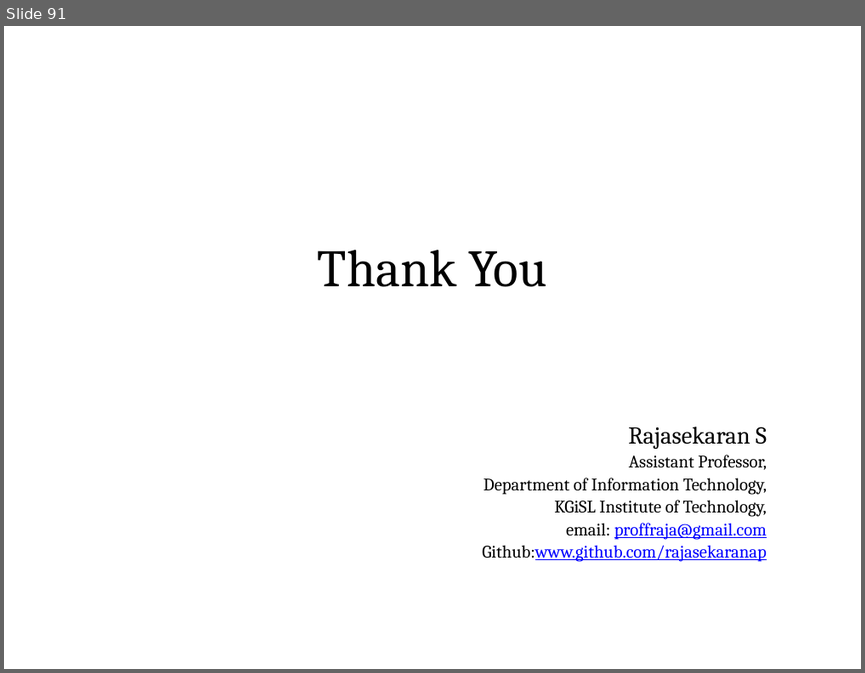
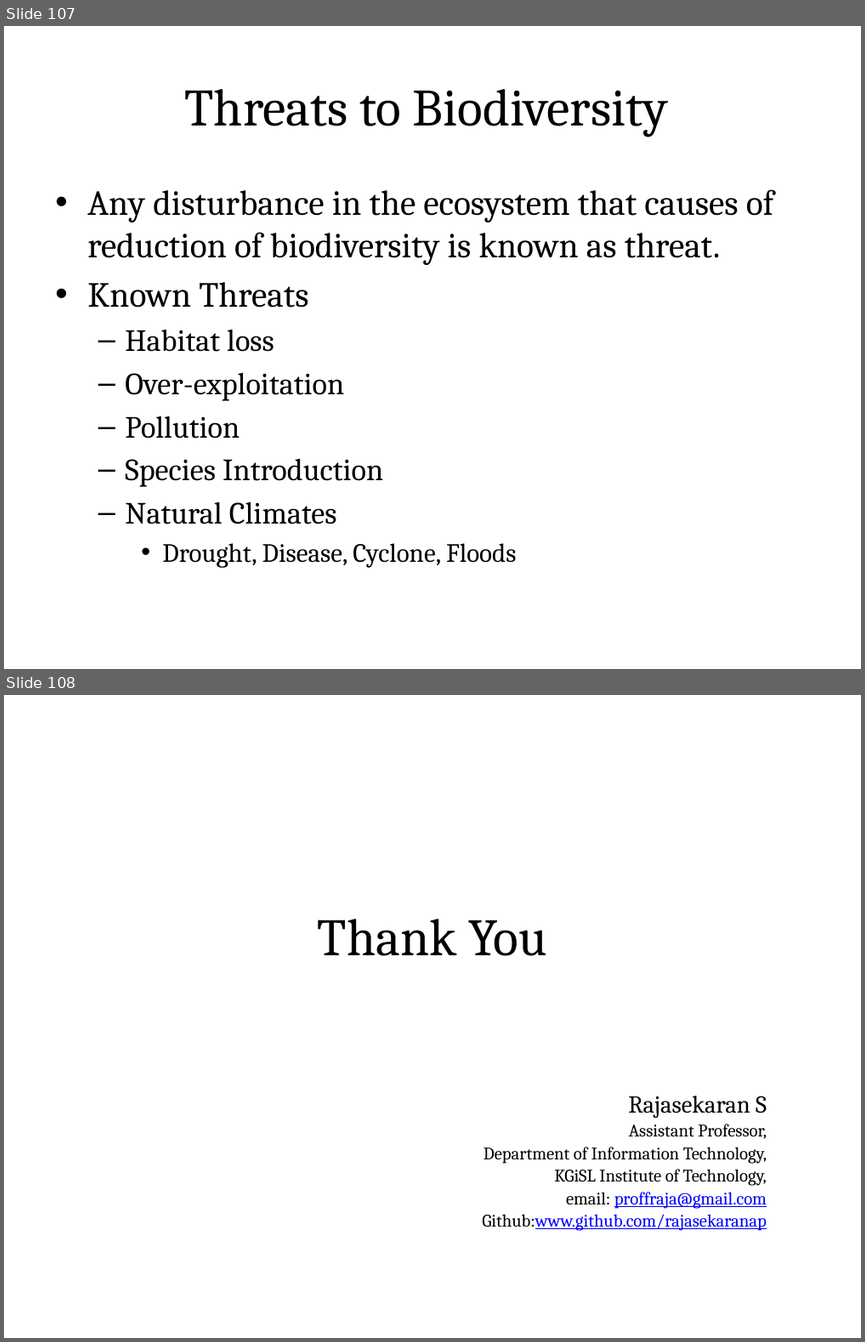
Before and after one commit to rajasekaran36/GE8291-Environmental-Science-and-Engineering, a slide deck: Slides/GE8291-U1.pptx. Shown one above the other, each under a label of ours: slide 91 before the commit, slides 107 and 108 after it. The pictures are 865x673 and 865x1342 pixels, drawn with LibreOffice and Linux fonts; fonts in the diff are those of the drawing. Boxes give left, top, right and bottom in pixels: in the first picture for what was removed or moved away, otherwise in the second. Text is boxed around its words. In the diff, an @@ line names an element or a change of style, - is before the commit and + after.

```diff
--- a/Slides/GE8291-U1.pptx
+++ b/Slides/GE8291-U1.pptx
@@ slide 107 added at [4, 26, 861, 669], background #FFFFFF @@
@@ title added at [46, 52, 818, 159], fill gradient #DAFDA7 to #E4FCC2 to #F5FFE7, outline #98B955 0.75 pt, 44 pt, text #000000 @@
+Threats to Biodiversity
@@ text added at [87, 189, 774, 567], 29.6 pt, text #000000 @@
+• Any disturbance in the ecosystem that causes of reduction of biodiversity is known as threat.
+• Known Threats
+  – Habitat loss
+  – Over-exploitation
+  – Pollution
+  – Species Introduction
+  – Natural Climates
+    • Drought, Disease, Cyclone, Floods
@@ what was slide 91 is now slide 108 @@
```
Also in this commit, not shown: 16 other slides added, 1 other file.
